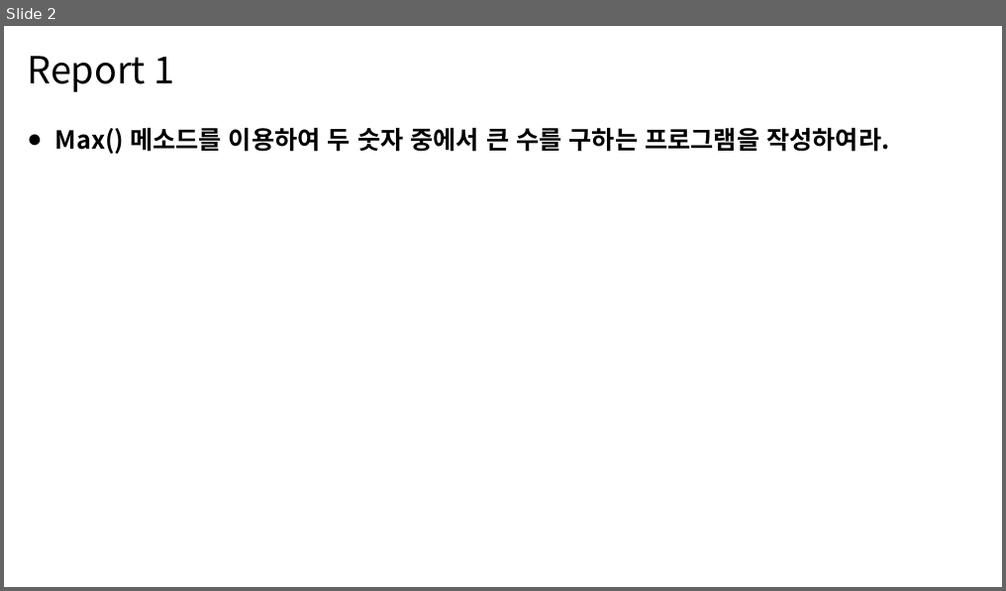
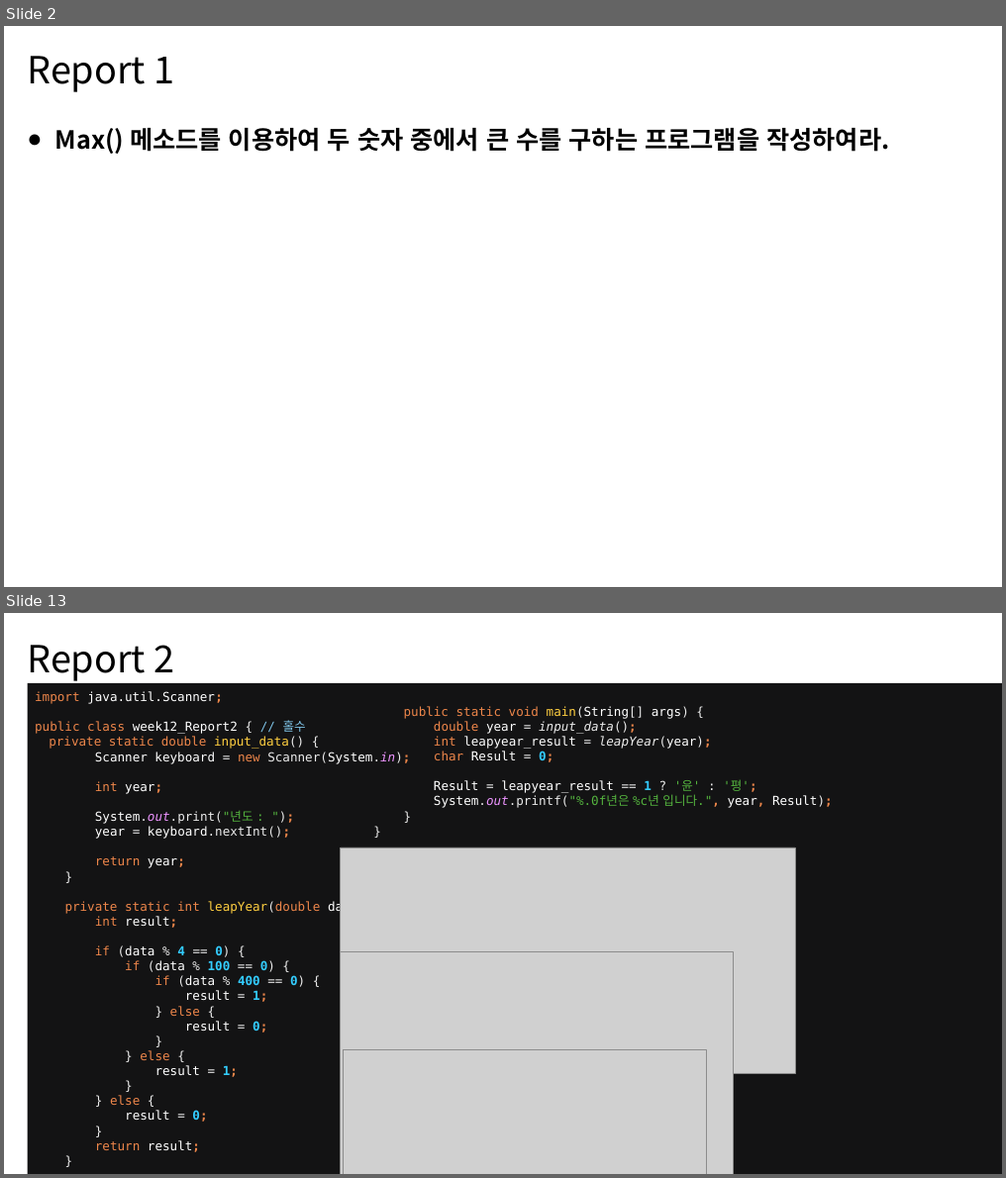
Before and after one commit to MDR-Evan/KBU-ProgrammingLanguageUtilization1, a slide deck: [과제]/[12주차]/12차-김진용-2301111.pptx. Shown one above the other, each under a label of ours: slide 2 before the commit, slides 2 and 13 after it; the slides between them are not shown. The pictures are 1006x591 and 1006x1178 pixels, drawn with LibreOffice and Linux fonts; fonts in the diff are those of the drawing; grey boxes stand for pictures. Boxes give left, top, right and bottom in pixels: in the first picture for what was removed or moved away, otherwise in the second. Text is boxed around its words. In the diff, an @@ line names an element or a change of style, - is before the commit and + after.

```diff
--- a/[과제]/[12주차]/12차-김진용-2301111.pptx
+++ b/[과제]/[12주차]/12차-김진용-2301111.pptx
@@ slide 13 added at box(4, 613, 1002, 1174), background #FFFFFF @@
@@ text added at box(27, 645, 175, 681), 36 pt, text #000000 @@
+Report 2
@@ rectangle added at box(27, 683, 1002, 1174), fill #131314, 12 pt, text #FFFFFF @@
+import java.util.Scanner;
+public class week12_Report2 { // 홀수
+private static double input_data() {
+Scanner keyboard = new Scanner(System.in);
+int year;
+System.out.print("년도 : ");
+year = keyboard.nextInt();
+return year;
+}
+private static int leapYear(double data) {
+int result;
+if (data % 4 == 0) {
+if (data % 100 == 0) {
+if (data % 400 == 0) {
+result = 1;
+} else {
+result = 0;
+}
+} else {
+result = 1;
+}
+} else {
+result = 0;
+}
+return result;
+}
@@ text added at box(404, 706, 833, 808), 12 pt, text #FFFFFF @@
+public static void main(String[] args) {
+double year = input_data();
+int leapyear_result = leapYear(year);
+char Result = 0;
+Result = leapyear_result == 1 ? '윤' : '평';
+System.out.printf("%.0f년은 %c년 입니다.", year, Result);
+}
+}
@@ picture added at box(341, 848, 795, 1073) @@
@@ picture added at box(341, 952, 734, 1174) @@
@@ picture added at box(344, 1050, 706, 1174) @@
```
Also in this commit, not shown: 3 slides changed, 11 other slides added, 6 slides removed, 2 other files.
